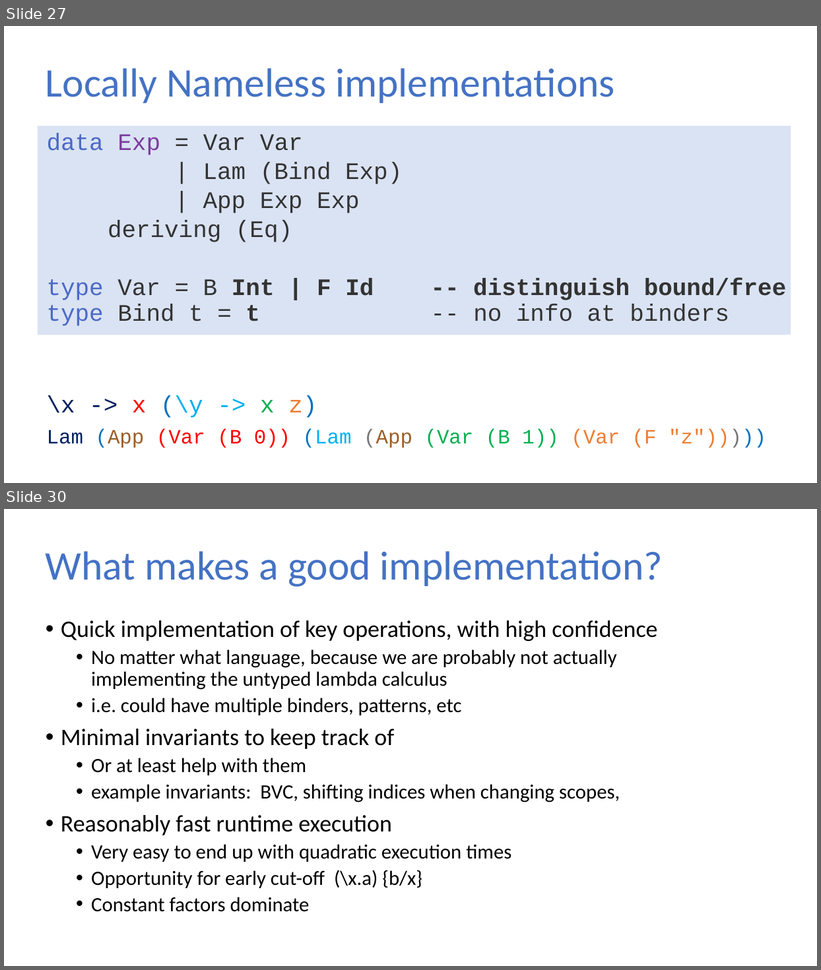
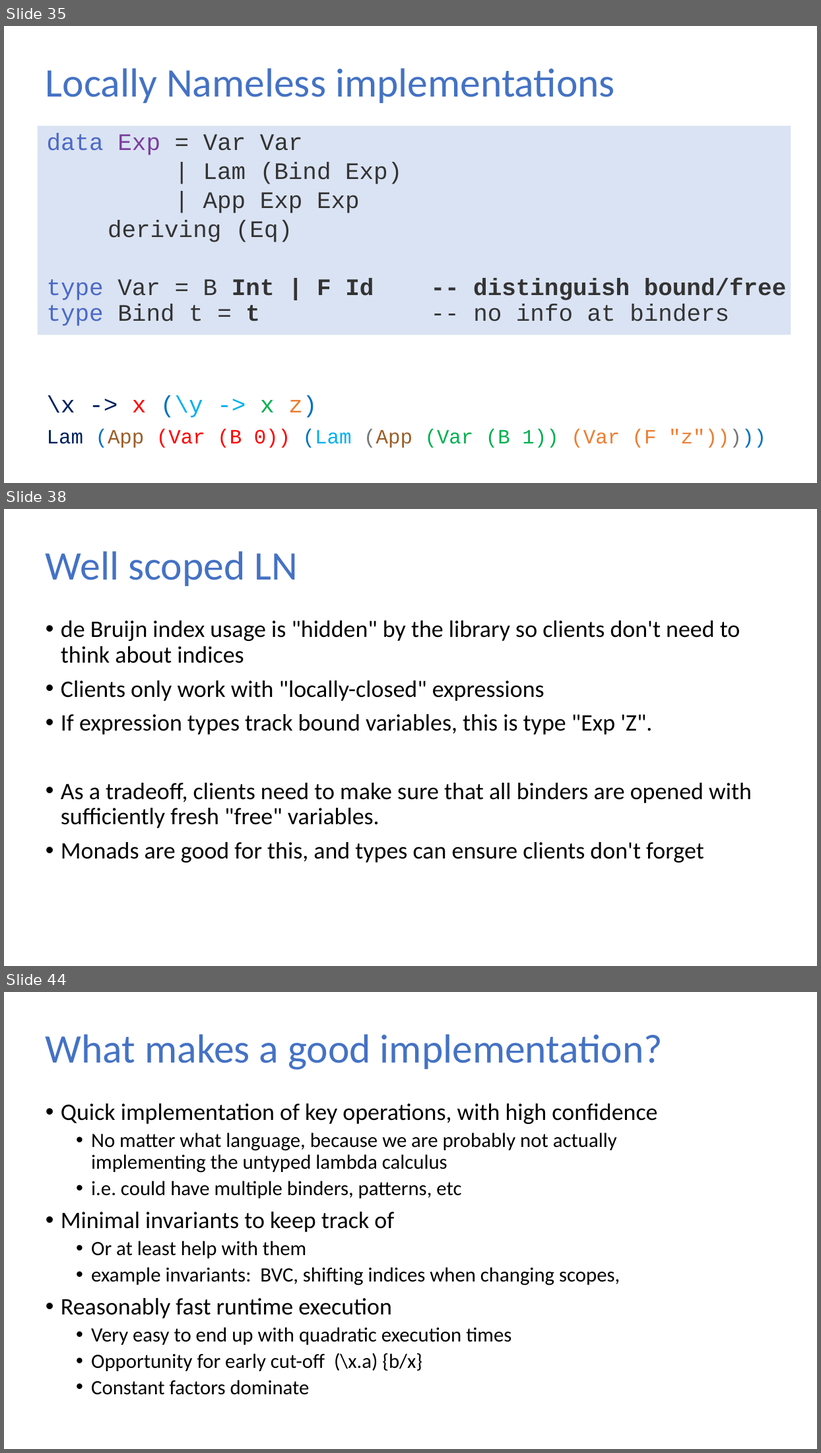
Before and after one commit to sweirich/lambda-n-ways, a slide deck: plclub-2021.pptx. Shown one above the other, each under a label of ours: slides 27 and 30 before the commit, slides 35, 38 and 44 after it; the slides between them are not shown. The pictures are 821x970 and 821x1453 pixels, drawn with LibreOffice and Linux fonts; fonts in the diff are those of the drawing. Boxes give left, top, right and bottom in pixels: in the first picture for what was removed or moved away, otherwise in the second. Text is boxed around its words. In the diff, an @@ line names an element or a change of style, - is before the commit and + after.

```diff
--- a/plclub-2021.pptx
+++ b/plclub-2021.pptx
@@ slide 38 added at [4,509,817,966], background #FFFFFF @@
@@ title added at [46,551,298,586], 36 pt, text #4472C4 @@
+Well scoped LN
@@ text added at [61,621,752,863], 21 pt, text #000000 @@
+• de Bruijn index usage is "hidden" by the library so clients don't need to think about indices
+• Clients only work with "locally-closed" expressions
+• If expression types track bound variables, this is type "Exp 'Z".
+• As a tradeoff, clients need to make sure that all binders are opened with sufficiently fresh "free" variables.
+• Monads are good for this, and types can ensure clients don't forget
@@ what was slide 27 is now slide 35 @@
@@ what was slide 30 is now slide 44 @@
```
Also in this commit, not shown: 10 slides changed, 13 other slides added, 24 other files.
